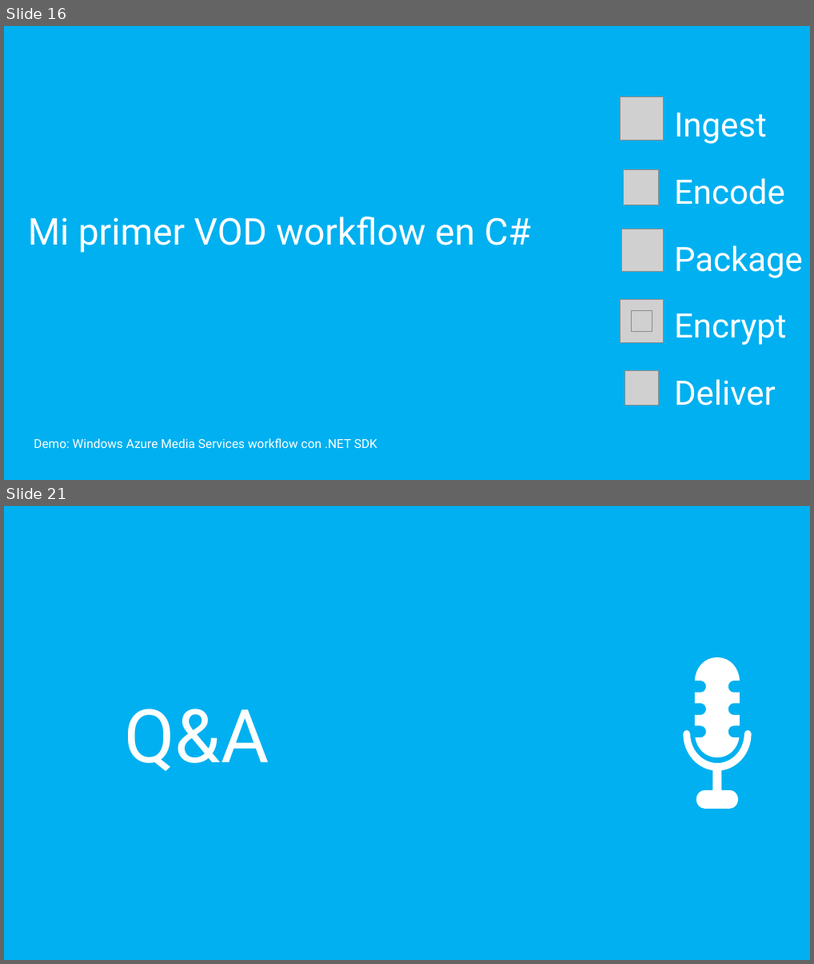
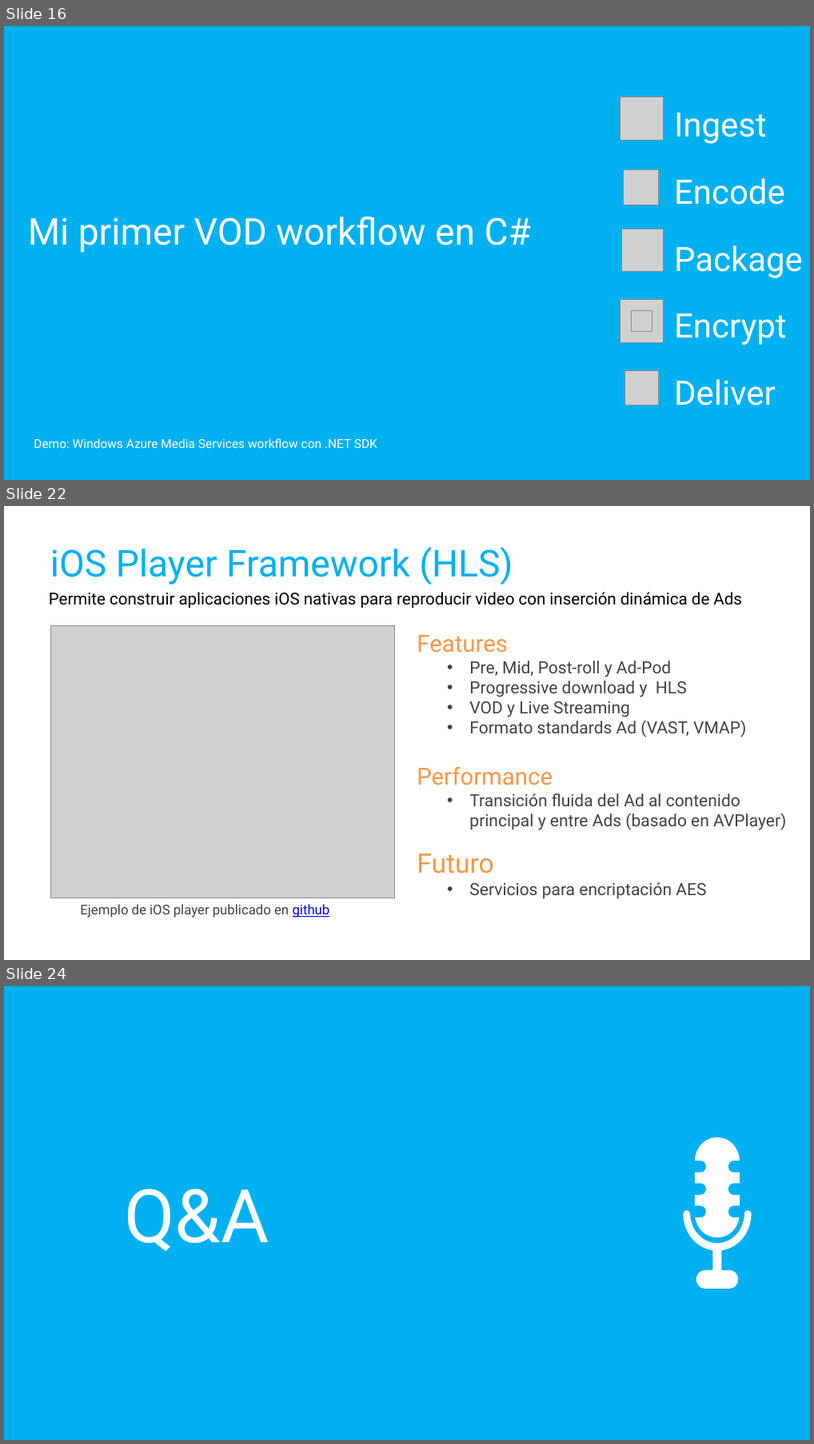
Before and after one commit to mconverti/webcast-aplicaciones-media-con-azure-media-services, a slide deck: webcast.pptx. Shown one above the other, each under a label of ours: slides 16 and 21 before the commit, slides 16, 22 and 24 after it; the slides between them are not shown. The pictures are 814x964 and 814x1444 pixels, drawn with LibreOffice and Linux fonts; fonts in the diff are those of the drawing; grey boxes stand for pictures. Boxes give left, top, right and bottom in pixels: in the first picture for what was removed or moved away, otherwise in the second. Text is boxed around its words. In the diff, an @@ line names an element or a change of style, - is before the commit and + after.

Commit message:
# added players # added mpeg dashs slides

```diff
--- a/webcast.pptx
+++ b/webcast.pptx
@@ slide 22 added at box(4, 506, 810, 960), background #FFFFFF @@
@@ title added at box(50, 547, 513, 585), 44 pt, text #00B0F0 @@
+iOS Player Framework (HLS)
@@ text added at box(49, 592, 742, 608), 19.6 pt, text #000000 @@
+Permite construir aplicaciones iOS nativas para reproducir video con inserción dinámica de Ads
@@ picture added at box(51, 625, 395, 897) @@
@@ text added at box(417, 635, 786, 899), 20 pt, text #404040 @@
+Features
+• Pre, Mid, Post-roll y Ad-Pod
+• Progressive download y HLS
+• VOD y Live Streaming
+• Formato standards Ad (VAST, VMAP)
+Performance
+  • Transición fluida del Ad al contenido principal y entre Ads (basado en AVPlayer)
+Futuro
+  • Servicios para encriptación AES
@@ text added at box(80, 904, 330, 917), 16 pt, text #404040 @@
+Ejemplo de iOS player publicado en github
@@ what was slide 21 is now slide 24 @@
```
Also in this commit, not shown: 6 slides changed, 3 other slides added, 1 slide removed.
